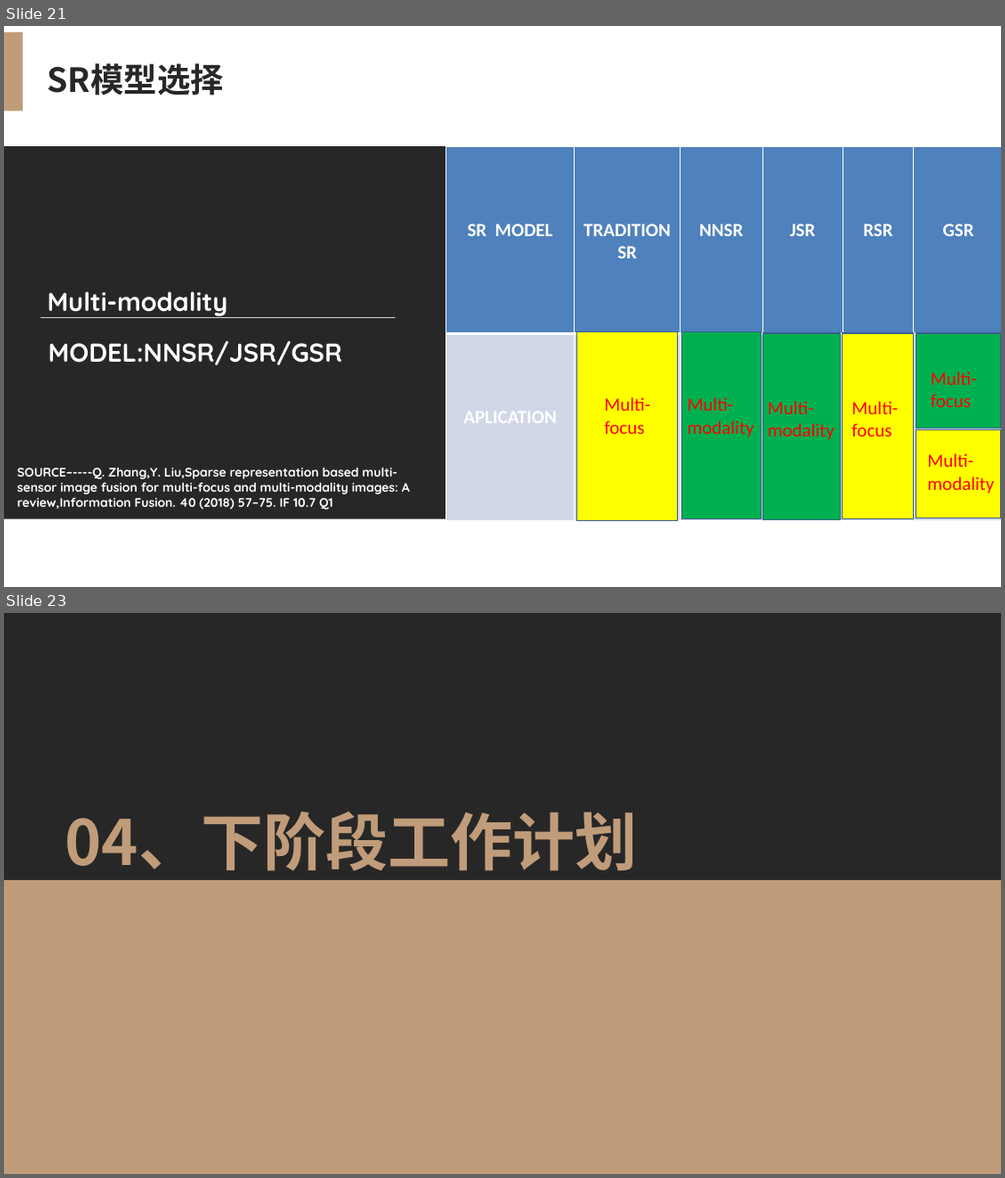
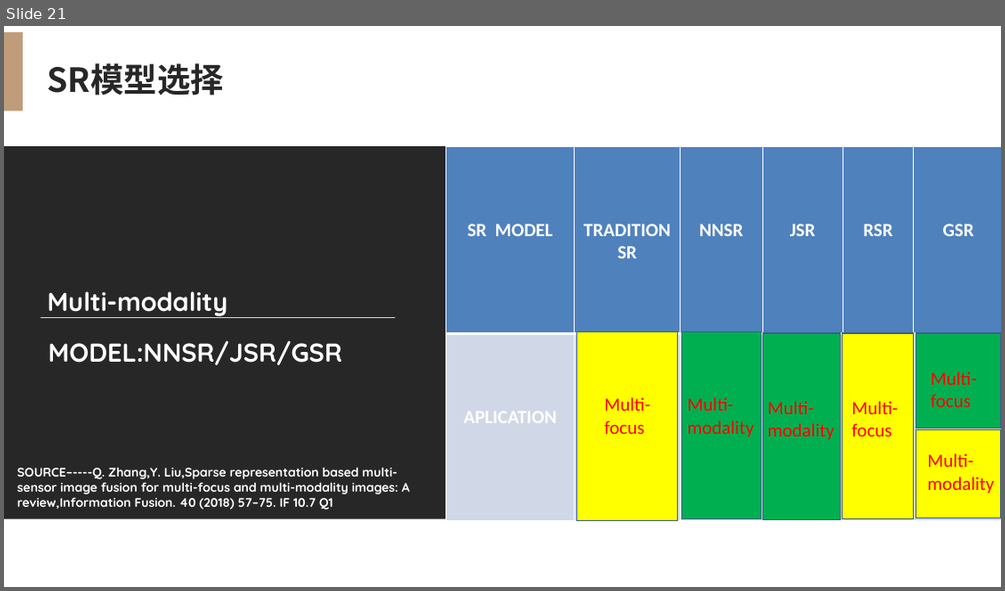
Before and after one commit to xuzywnmc/02-research, a slide deck: 10 汇报情况PPT/00 方向性汇报.pptx. Shown one above the other, each under a label of ours: slides 21 and 23 before the commit, slide 21 after it; the slides between them are not shown. The pictures are 1005x1178 and 1005x591 pixels, drawn with LibreOffice and Linux fonts; fonts in the diff are those of the drawing; grey boxes stand for pictures. Boxes give left, top, right and bottom in pixels: in the first picture for what was removed or moved away, otherwise in the second. Text is boxed around its words. In the diff, an @@ line names an element or a change of style, - is before the commit and + after.

```diff
--- a/10 汇报情况PPT/00 方向性汇报.pptx
+++ b/10 汇报情况PPT/00 方向性汇报.pptx
@@ slide 23 removed at bbox=[4, 613, 1001, 1174], background #272727 @@
@@ text removed at bbox=[65, 811, 638, 871] @@
-04、下阶段工作计划
@@ rectangle removed at bbox=[4, 880, 1001, 1174] @@
```
Also in this commit, not shown: 4 slides changed, 2 other slides removed, 6 other files.
